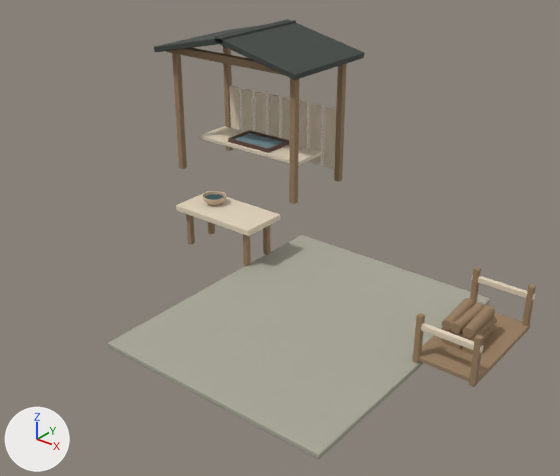
Before and after pictures for a commit that changed the glTF model game/asset/runtime/models/kiln-dressing-v3.glb.
The view is the same before and after, from a camera (50 mm lens) standing at (4.89, -6.52, 5.13) and looking at (-1.12, 0.98, 0.48). Arrows for +X, +Y and +Z are at lower left; the lights stay in place. The picture after the commit comes second. Where no turn or scale is listed for an object, it has been applied to the vertices.

The older version as bpy lines, for what is in view:
```python
me_mesh_0 = bpy.data.meshes.new('Mesh_0')
me_mesh_0.from_pydata(...)  # 56 vertices, 108 faces; spans x -1.55..1.55, y -1.9..1.9, z -0.04..0.04
me_mesh_0.materials.append(mat_courtyard_compacted_earth)  # grey #aaa99a
me_mesh_29 = bpy.data.meshes.new('Mesh_29')
me_mesh_29.from_pydata(...)  # 56 vertices, 108 faces; spans x -1.48..1.48, y -0.06..0.06, z -0.06..0.06
me_mesh_29.materials.append(mat_endgrain_and_worn_timber)  # brown #9b8062
me_mesh_46 = bpy.data.meshes.new('Mesh_46')
me_mesh_46.from_pydata(...)  # 56 vertices, 108 faces; spans x -1.15..1.15, y -0.35..0.35, z -0.04..0.04
me_mesh_46.materials.append(mat_oiled_oak)  # beige #e4d5bd
ob_recessed_firing_bed = bpy.data.objects.new('Recessed firing bed', me_mesh_0)
ob_recessed_firing_bed.location = (0.0, 0.15, -0.03)
ob_shelter_lintel_001 = bpy.data.objects.new('Shelter lintel.001', me_mesh_29)
ob_shelter_lintel_001.location = (-3.7, 2.93, 2.2)
ob_shelter_worktop = bpy.data.objects.new('Shelter worktop', me_mesh_46)
ob_shelter_worktop.location = (-3.7, 3.6, 0.56)
# also in view: 'Shelter partial back slats.007' at (-2.58, 4.25, 0.75); 'Preparation bench' at (-2.1, 1.0, 0.58); 'Shelter pitched roof.001' at (-2.98, 3.6, 2.39); 'Shelter timber upright.002' at (-2.4, 4.25, 1.12); 'Shelter pitched roof' at (-4.42, 3.6, 2.39)
```
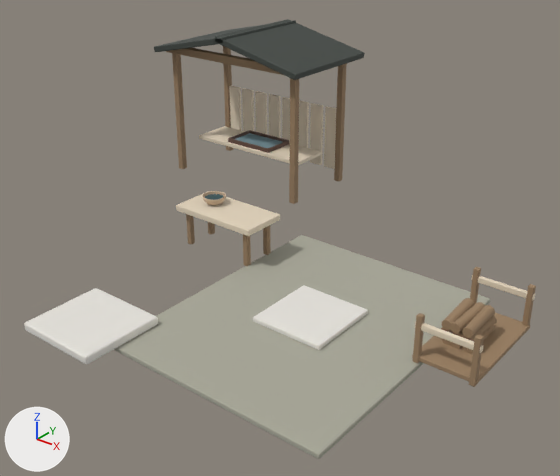
Pixel boxes (x1, y1, x2, y2) of what changed, in the pictures (560 x 476 px):
'Pottery loading and cooling slab', added
    after: (24, 288, 158, 364)
'Level ceramic firing support', added
    after: (253, 285, 368, 350)

Patch to the scene script:
```diff
--- a/game/asset/runtime/models/kiln-dressing-v3.glb.py
+++ b/game/asset/runtime/models/kiln-dressing-v3.glb.py
@@ mat_honed_warm_limestone @@
+mat_honed_warm_limestone = principled_material('Honed warm limestone')
+mat_honed_warm_limestone.base_color = (0.799, 0.776, 0.723)  # white #e7e4dd
+mat_honed_warm_limestone.roughness = 0.9
@@ me_mesh_2_1 @@
+me_mesh_2_1.from_pydata(...)  # 56 vertices, 108 faces; spans x -0.51..0.51, y -0.525..0.525, z -0.035..0.035
+me_mesh_2_1.materials.append(mat_honed_warm_limestone)  # white #e7e4dd
@@ me_mesh_1_1 @@
+me_mesh_1_1.from_pydata(...)  # 56 vertices, 108 faces; spans x -0.59..0.59, y -0.56..0.56, z -0.06..0.06
+me_mesh_1_1.materials.append(mat_honed_warm_limestone)  # white #e7e4dd
@@ ob_level_ceramic_firing_support @@
+ob_level_ceramic_firing_support = bpy.data.objects.new('Level ceramic firing support', me_mesh_2_1)
+ob_level_ceramic_firing_support.location = (0.0, 0.2, 0.04)
@@ ob_pottery_loading_and_cooling_slab @@
+ob_pottery_loading_and_cooling_slab = bpy.data.objects.new('Pottery loading and cooling slab', me_mesh_1_1)
+ob_pottery_loading_and_cooling_slab.location = (-1.95, -1.65, 0.06)
```
